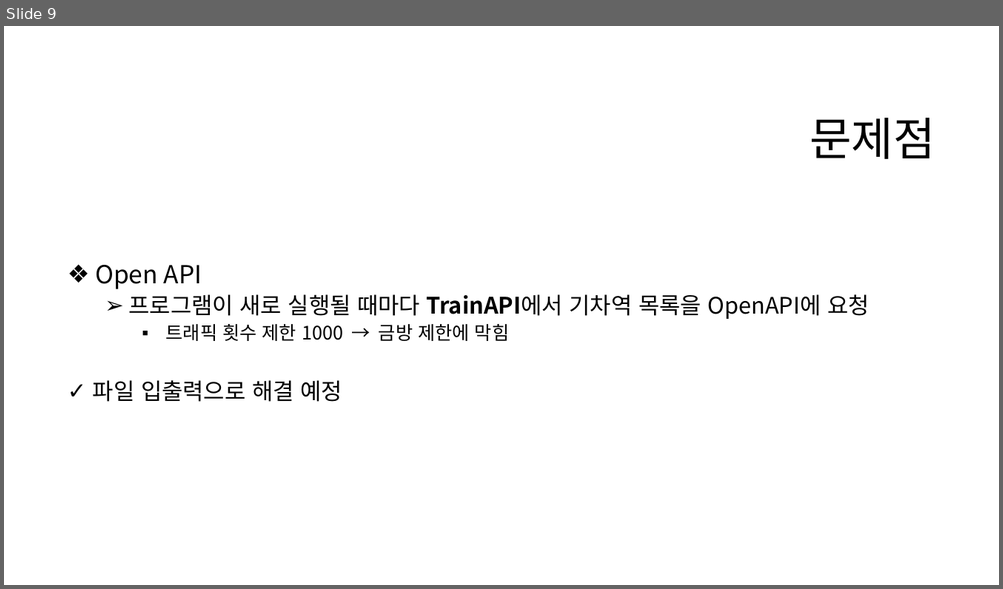
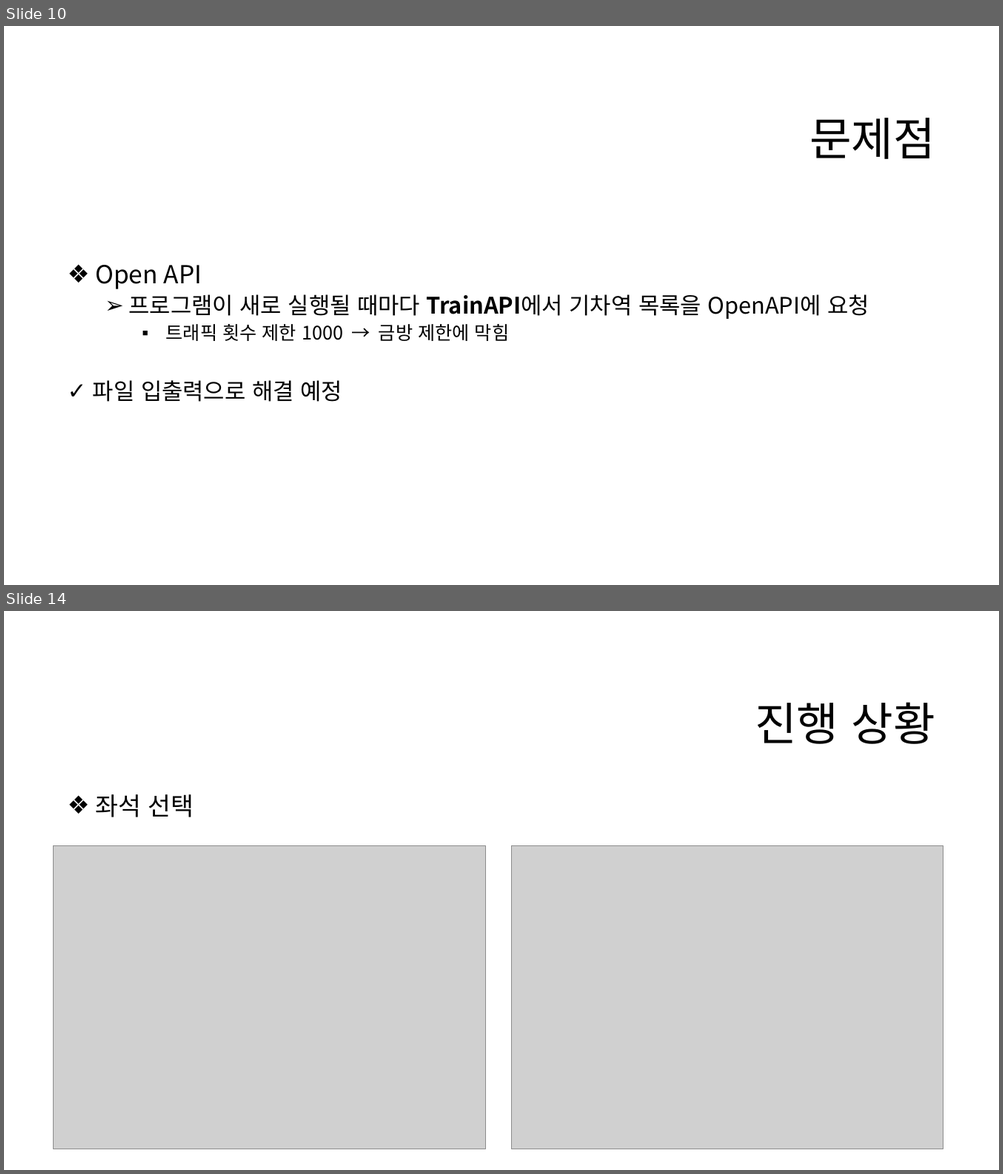
Before and after one commit to eeeeyeot/JAVATrainTicketing, a slide deck: 작업한 내용/1주차 (2020_11_16 ~ 2020_11_20)/기차 예매 프로그램 1주차.pptx. Shown one above the other, each under a label of ours: slide 9 before the commit, slides 10 and 14 after it; the slides between them are not shown. The pictures are 1003x589 and 1003x1174 pixels, drawn with LibreOffice and Linux fonts; fonts in the diff are those of the drawing; grey boxes stand for pictures; background and template pictures are left out. Boxes give left, top, right and bottom in pixels: in the first picture for what was removed or moved away, otherwise in the second. Text is boxed around its words. In the diff, an @@ line names an element or a change of style, - is before the commit and + after.

```diff
--- a/작업한 내용/1주차 (2020_11_16 ~ 2020_11_20)/기차 예매 프로그램 1주차.pptx
+++ b/작업한 내용/1주차 (2020_11_16 ~ 2020_11_20)/기차 예매 프로그램 1주차.pptx
@@ slide 14 added at <box>4,611,999,1170</box>, background #FFFFFF @@
@@ title added at <box>754,702,935,744</box>, 44 pt, text #000000 @@
+진행 상황
@@ text added at <box>95,795,193,817</box>, 24 pt, text #000000 @@
+❖ 좌석 선택
@@ picture added at <box>54,846,485,1150</box> @@
@@ picture added at <box>512,846,943,1150</box> @@
@@ what was slide 9 is now slide 10 @@
```
Also in this commit, not shown: 3 slides changed, 5 other slides added, 14 other files.
